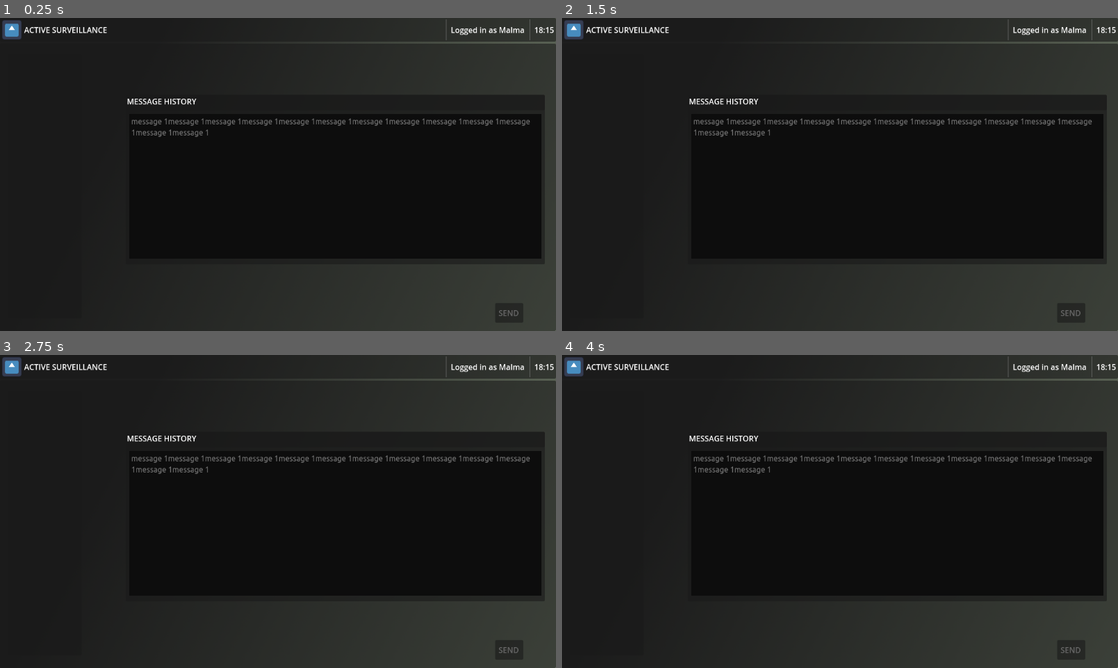
Above: before the commit, frames 1-4 (two rows, left to right).
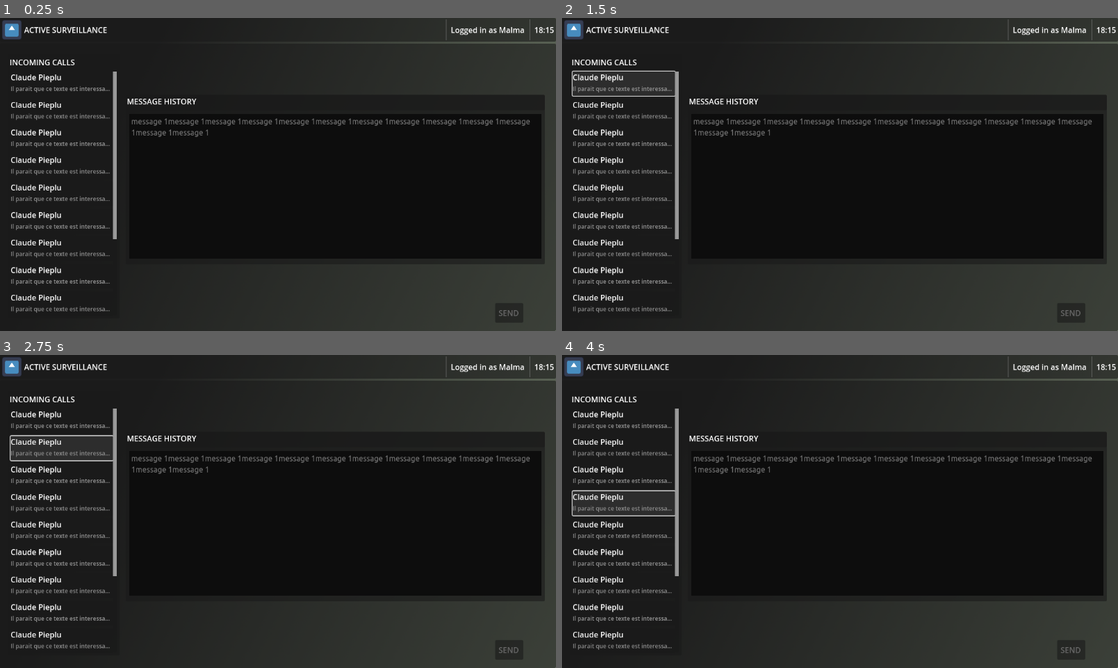
Above: after the commit, the same moments.

Repository: Mastoast/LDJam53
Game: Godot game, scene res://scenes/screen.tscn
Same seed, same stepped clock (60 frames per second), same inputs: the game is played once before the commit and once after it. The engine's default icon, where the game draws it, is replaced by a stand-in: a white triangle on a blue panel in a dark square.
Inputs (mouse positions are in pixels of both pictures, inside the frame that each line leads up to):
- Up to frame 1 (0.25 s): no input
- Up to frame 2 (1.5 s): click "SEND" at 0.5 s; click (623, 83) at 1.27 s
- Up to frame 3 (2.75 s): click (61, 448) at 2.02 s
- Up to frame 4 (4 s): click (623, 477) at 2.77 s; click (623, 502) at 3.52 s

The runs differ from the first frame. In frame 1, 2.6% of the frame differs, in the area x 1-21%, y 13-95%; in frame 2, 2.8%; in frame 3, 2.8%; in frame 4, 2.8%.

Commit message:
integration events

Diff:
--- a/scenes/screen.tscn
+++ b/scenes/screen.tscn
@@ -10,6 +10,10 @@
 
 [sub_resource type="GradientTexture1D" id="GradientTexture1D_vsxg5"]
 gradient = SubResource("Gradient_cgybt")
+
+[sub_resource type="LabelSettings" id="LabelSettings_sch8r"]
+font_size = 12
+font_color = Color(0.580392, 0.580392, 0.580392, 1)
 
 [node name="Control" type="Control"]
 layout_mode = 3
@@ -163,7 +167,383 @@
 anchor_bottom = 1.0
 offset_left = 16.0
 offset_top = 23.0
-offset_right = 169.0
+offset_right = 248.0
 offset_bottom = -26.0
 grow_vertical = 2
 size_flags_horizontal = 3
+
+[node name="MarginContainer" type="MarginContainer" parent="VBoxContainer/desktop/events_window"]
+layout_mode = 1
+anchors_preset = 15
+anchor_right = 1.0
+anchor_bottom = 1.0
+grow_horizontal = 2
+grow_vertical = 2
+theme_override_constants/margin_left = 4
+theme_override_constants/margin_top = 4
+theme_override_constants/margin_right = 4
+theme_override_constants/margin_bottom = 4
+
+[node name="VBoxContainer" type="VBoxContainer" parent="VBoxContainer/desktop/events_window/MarginContainer"]
+layout_mode = 2
+
+[node name="border" type="Panel" parent="VBoxContainer/desktop/events_window/MarginContainer/VBoxContainer"]
+custom_minimum_size = Vector2(0, 25)
+layout_mode = 2
+
+[node name="border_title" type="Label" parent="VBoxContainer/desktop/events_window/MarginContainer/VBoxContainer/border"]
+layout_mode = 1
+anchors_preset = 15
+anchor_right = 1.0
+anchor_bottom = 1.0
+grow_horizontal = 2
+grow_vertical = 2
+text = "INCOMING CALLS"
+
+[node name="ScrollContainer" type="ScrollContainer" parent="VBoxContainer/desktop/events_window/MarginContainer/VBoxContainer"]
+layout_mode = 2
+size_flags_vertical = 3
+
+[node name="event_list" type="VBoxContainer" parent="VBoxContainer/desktop/events_window/MarginContainer/VBoxContainer/ScrollContainer"]
+layout_mode = 2
+size_flags_horizontal = 3
+size_flags_vertical = 3
+theme_override_constants/separation = 7
+
+[node name="communication_event" type="Button" parent="VBoxContainer/desktop/events_window/MarginContainer/VBoxContainer/ScrollContainer/event_list"]
+custom_minimum_size = Vector2(200, 50)
+layout_mode = 2
+
+[node name="VBoxContainer" type="VBoxContainer" parent="VBoxContainer/desktop/events_window/MarginContainer/VBoxContainer/ScrollContainer/event_list/communication_event"]
+layout_mode = 1
+anchors_preset = 15
+anchor_right = 1.0
+anchor_bottom = 1.0
+grow_horizontal = 2
+grow_vertical = 2
+
+[node name="character_name" type="Label" parent="VBoxContainer/desktop/events_window/MarginContainer/VBoxContainer/ScrollContainer/event_list/communication_event/VBoxContainer"]
+layout_mode = 2
+size_flags_vertical = 3
+text = "Claude Pieplu"
+vertical_alignment = 2
+text_overrun_behavior = 3
+
+[node name="message_overview" type="Label" parent="VBoxContainer/desktop/events_window/MarginContainer/VBoxContainer/ScrollContainer/event_list/communication_event/VBoxContainer"]
+layout_mode = 2
+size_flags_vertical = 3
+text = "Il parait que ce texte est interessant et incomplet"
+label_settings = SubResource("LabelSettings_sch8r")
+text_overrun_behavior = 3
+
+[node name="communication_event2" type="Button" parent="VBoxContainer/desktop/events_window/MarginContainer/VBoxContainer/ScrollContainer/event_list"]
+custom_minimum_size = Vector2(200, 50)
+layout_mode = 2
+
+[node name="VBoxContainer" type="VBoxContainer" parent="VBoxContainer/desktop/events_window/MarginContainer/VBoxContainer/ScrollContainer/event_list/communication_event2"]
+layout_mode = 1
+anchors_preset = 15
+anchor_right = 1.0
+anchor_bottom = 1.0
+grow_horizontal = 2
+grow_vertical = 2
+
+[node name="character_name" type="Label" parent="VBoxContainer/desktop/events_window/MarginContainer/VBoxContainer/ScrollContainer/event_list/communication_event2/VBoxContainer"]
+layout_mode = 2
+size_flags_vertical = 3
+text = "Claude Pieplu"
+vertical_alignment = 2
+text_overrun_behavior = 3
+
+[node name="message_overview" type="Label" parent="VBoxContainer/desktop/events_window/MarginContainer/VBoxContainer/ScrollContainer/event_list/communication_event2/VBoxContainer"]
+layout_mode = 2
+size_flags_vertical = 3
+text = "Il parait que ce texte est interessant et incomplet"
+label_settings = SubResource("LabelSettings_sch8r")
+text_overrun_behavior = 3
+
+[node name="communication_event3" type="Button" parent="VBoxContainer/desktop/events_window/MarginContainer/VBoxContainer/ScrollContainer/event_list"]
+custom_minimum_size = Vector2(200, 50)
+layout_mode = 2
+
+[node name="VBoxContainer" type="VBoxContainer" parent="VBoxContainer/desktop/events_window/MarginContainer/VBoxContainer/ScrollContainer/event_list/communication_event3"]
+layout_mode = 1
+anchors_preset = 15
+anchor_right = 1.0
+anchor_bottom = 1.0
+grow_horizontal = 2
+grow_vertical = 2
+
+[node name="character_name" type="Label" parent="VBoxContainer/desktop/events_window/MarginContainer/VBoxContainer/ScrollContainer/event_list/communication_event3/VBoxContainer"]
+layout_mode = 2
+size_flags_vertical = 3
+text = "Claude Pieplu"
+vertical_alignment = 2
+text_overrun_behavior = 3
+
+[node name="message_overview" type="Label" parent="VBoxContainer/desktop/events_window/MarginContainer/VBoxContainer/ScrollContainer/event_list/communication_event3/VBoxContainer"]
+layout_mode = 2
+size_flags_vertical = 3
+text = "Il parait que ce texte est interessant et incomplet"
+label_settings = SubResource("LabelSettings_sch8r")
+text_overrun_behavior = 3
+
+[node name="communication_event4" type="Button" parent="VBoxContainer/desktop/events_window/MarginContainer/VBoxContainer/ScrollContainer/event_list"]
+custom_minimum_size = Vector2(200, 50)
+layout_mode = 2
+
+[node name="VBoxContainer" type="VBoxContainer" parent="VBoxContainer/desktop/events_window/MarginContainer/VBoxContainer/ScrollContainer/event_list/communication_event4"]
+layout_mode = 1
+anchors_preset = 15
+anchor_right = 1.0
+anchor_bottom = 1.0
+grow_horizontal = 2
+grow_vertical = 2
+
+[node name="character_name" type="Label" parent="VBoxContainer/desktop/events_window/MarginContainer/VBoxContainer/ScrollContainer/event_list/communication_event4/VBoxContainer"]
+layout_mode = 2
+size_flags_vertical = 3
+text = "Claude Pieplu"
+vertical_alignment = 2
+text_overrun_behavior = 3
+
+[node name="message_overview" type="Label" parent="VBoxContainer/desktop/events_window/MarginContainer/VBoxContainer/ScrollContainer/event_list/communication_event4/VBoxContainer"]
+layout_mode = 2
+size_flags_vertical = 3
+text = "Il parait que ce texte est interessant et incomplet"
+label_settings = SubResource("LabelSettings_sch8r")
+text_overrun_behavior = 3
+
+[node name="communication_event5" type="Button" parent="VBoxContainer/desktop/events_window/MarginContainer/VBoxContainer/ScrollContainer/event_list"]
+custom_minimum_size = Vector2(200, 50)
+layout_mode = 2
+
+[node name="VBoxContainer" type="VBoxContainer" parent="VBoxContainer/desktop/events_window/MarginContainer/VBoxContainer/ScrollContainer/event_list/communication_event5"]
+layout_mode = 1
+anchors_preset = 15
+anchor_right = 1.0
+anchor_bottom = 1.0
+grow_horizontal = 2
+grow_vertical = 2
+
+[node name="character_name" type="Label" parent="VBoxContainer/desktop/events_window/MarginContainer/VBoxContainer/ScrollContainer/event_list/communication_event5/VBoxContainer"]
+layout_mode = 2
+size_flags_vertical = 3
+text = "Claude Pieplu"
+vertical_alignment = 2
+text_overrun_behavior = 3
+
+[node name="message_overview" type="Label" parent="VBoxContainer/desktop/events_window/MarginContainer/VBoxContainer/ScrollContainer/event_list/communication_event5/VBoxContainer"]
+layout_mode = 2
+size_flags_vertical = 3
+text = "Il parait que ce texte est interessant et incomplet"
+label_settings = SubResource("LabelSettings_sch8r")
+text_overrun_behavior = 3
+
+[node name="communication_event6" type="Button" parent="VBoxContainer/desktop/events_window/MarginContainer/VBoxContainer/ScrollContainer/event_list"]
+custom_minimum_size = Vector2(200, 50)
+layout_mode = 2
+
+[node name="VBoxContainer" type="VBoxContainer" parent="VBoxContainer/desktop/events_window/MarginContainer/VBoxContainer/ScrollContainer/event_list/communication_event6"]
+layout_mode = 1
+anchors_preset = 15
+anchor_right = 1.0
+anchor_bottom = 1.0
+grow_horizontal = 2
+grow_vertical = 2
+
+[node name="character_name" type="Label" parent="VBoxContainer/desktop/events_window/MarginContainer/VBoxContainer/ScrollContainer/event_list/communication_event6/VBoxContainer"]
+layout_mode = 2
+size_flags_vertical = 3
+text = "Claude Pieplu"
+vertical_alignment = 2
+text_overrun_behavior = 3
+
+[node name="message_overview" type="Label" parent="VBoxContainer/desktop/events_window/MarginContainer/VBoxContainer/ScrollContainer/event_list/communication_event6/VBoxContainer"]
+layout_mode = 2
+size_flags_vertical = 3
+text = "Il parait que ce texte est interessant et incomplet"
+label_settings = SubResource("LabelSettings_sch8r")
+text_overrun_behavior = 3
+
+[node name="communication_event7" type="Button" parent="VBoxContainer/desktop/events_window/MarginContainer/VBoxContainer/ScrollContainer/event_list"]
+custom_minimum_size = Vector2(200, 50)
+layout_mode = 2
+
+[node name="VBoxContainer" type="VBoxContainer" parent="VBoxContainer/desktop/events_window/MarginContainer/VBoxContainer/ScrollContainer/event_list/communication_event7"]
+layout_mode = 1
+anchors_preset = 15
+anchor_right = 1.0
+anchor_bottom = 1.0
+grow_horizontal = 2
+grow_vertical = 2
+
+[node name="character_name" type="Label" parent="VBoxContainer/desktop/events_window/MarginContainer/VBoxContainer/ScrollContainer/event_list/communication_event7/VBoxContainer"]
+layout_mode = 2
+size_flags_vertical = 3
+text = "Claude Pieplu"
+vertical_alignment = 2
+text_overrun_behavior = 3
+
+[node name="message_overview" type="Label" parent="VBoxContainer/desktop/events_window/MarginContainer/VBoxContainer/ScrollContainer/event_list/communication_event7/VBoxContainer"]
+layout_mode = 2
+size_flags_vertical = 3
+text = "Il parait que ce texte est interessant et incomplet"
+label_settings = SubResource("LabelSettings_sch8r")
+text_overrun_behavior = 3
+
+[node name="communication_event8" type="Button" parent="VBoxContainer/desktop/events_window/MarginContainer/VBoxContainer/ScrollContainer/event_list"]
+custom_minimum_size = Vector2(200, 50)
+layout_mode = 2
+
+[node name="VBoxContainer" type="VBoxContainer" parent="VBoxContainer/desktop/events_window/MarginContainer/VBoxContainer/ScrollContainer/event_list/communication_event8"]
+layout_mode = 1
+anchors_preset = 15
+anchor_right = 1.0
+anchor_bottom = 1.0
+grow_horizontal = 2
+grow_vertical = 2
+
+[node name="character_name" type="Label" parent="VBoxContainer/desktop/events_window/MarginContainer/VBoxContainer/ScrollContainer/event_list/communication_event8/VBoxContainer"]
+layout_mode = 2
+size_flags_vertical = 3
+text = "Claude Pieplu"
+vertical_alignment = 2
+text_overrun_behavior = 3
+
+[node name="message_overview" type="Label" parent="VBoxContainer/desktop/events_window/MarginContainer/VBoxContainer/ScrollContainer/event_list/communication_event8/VBoxContainer"]
+layout_mode = 2
+size_flags_vertical = 3
+text = "Il parait que ce texte est interessant et incomplet"
+label_settings = SubResource("LabelSettings_sch8r")
+text_overrun_behavior = 3
+
+[node name="communication_event9" type="Button" parent="VBoxContainer/desktop/events_window/MarginContainer/VBoxContainer/ScrollContainer/event_list"]
+custom_minimum_size = Vector2(200, 50)
+layout_mode = 2
+
+[node name="VBoxContainer" type="VBoxContainer" parent="VBoxContainer/desktop/events_window/MarginContainer/VBoxContainer/ScrollContainer/event_list/communication_event9"]
+layout_mode = 1
+anchors_preset = 15
+anchor_right = 1.0
+anchor_bottom = 1.0
+grow_horizontal = 2
+grow_vertical = 2
+
+[node name="character_name" type="Label" parent="VBoxContainer/desktop/events_window/MarginContainer/VBoxContainer/ScrollContainer/event_list/communication_event9/VBoxContainer"]
+layout_mode = 2
+size_flags_vertical = 3
+text = "Claude Pieplu"
+vertical_alignment = 2
+text_overrun_behavior = 3
+
+[node name="message_overview" type="Label" parent="VBoxContainer/desktop/events_window/MarginContainer/VBoxContainer/ScrollContainer/event_list/communication_event9/VBoxContainer"]
+layout_mode = 2
+size_flags_vertical = 3
+text = "Il parait que ce texte est interessant et incomplet"
+label_settings = SubResource("LabelSettings_sch8r")
+text_overrun_behavior = 3
+
+[node name="communication_event10" type="Button" parent="VBoxContainer/desktop/events_window/MarginContainer/VBoxContainer/ScrollContainer/event_list"]
+custom_minimum_size = Vector2(200, 50)
+layout_mode = 2
+
+[node name="VBoxContainer" type="VBoxContainer" parent="VBoxContainer/desktop/events_window/MarginContainer/VBoxContainer/ScrollContainer/event_list/communication_event10"]
+layout_mode = 1
+anchors_preset = 15
+anchor_right = 1.0
+anchor_bottom = 1.0
+grow_horizontal = 2
+grow_vertical = 2
+
+[node name="character_name" type="Label" parent="VBoxContainer/desktop/events_window/MarginContainer/VBoxContainer/ScrollContainer/event_list/communication_event10/VBoxContainer"]
+layout_mode = 2
+size_flags_vertical = 3
+text = "Claude Pieplu"
+vertical_alignment = 2
+text_overrun_behavior = 3
+
+[node name="message_overview" type="Label" parent="VBoxContainer/desktop/events_window/MarginContainer/VBoxContainer/ScrollContainer/event_list/communication_event10/VBoxContainer"]
+layout_mode = 2
+size_flags_vertical = 3
+text = "Il parait que ce texte est interessant et incomplet"
+label_settings = SubResource("LabelSettings_sch8r")
+text_overrun_behavior = 3
+
+[node name="communication_event11" type="Button" parent="VBoxContainer/desktop/events_window/MarginContainer/VBoxContainer/ScrollContainer/event_list"]
+custom_minimum_size = Vector2(200, 50)
+layout_mode = 2
+
+[node name="VBoxContainer" type="VBoxContainer" parent="VBoxContainer/desktop/events_window/MarginContainer/VBoxContainer/ScrollContainer/event_list/communication_event11"]
+layout_mode = 1
+anchors_preset = 15
+anchor_right = 1.0
+anchor_bottom = 1.0
+grow_horizontal = 2
+grow_vertical = 2
+
+[node name="character_name" type="Label" parent="VBoxContainer/desktop/events_window/MarginContainer/VBoxContainer/ScrollContainer/event_list/communication_event11/VBoxContainer"]
+layout_mode = 2
+size_flags_vertical = 3
+text = "Claude Pieplu"
+vertical_alignment = 2
+text_overrun_behavior = 3
+
+[node name="message_overview" type="Label" parent="VBoxContainer/desktop/events_window/MarginContainer/VBoxContainer/ScrollContainer/event_list/communication_event11/VBoxContainer"]
+layout_mode = 2
+size_flags_vertical = 3
+text = "Il parait que ce texte est interessant et incomplet"
+label_settings = SubResource("LabelSettings_sch8r")
+text_overrun_behavior = 3
+
+[node name="communication_event12" type="Button" parent="VBoxContainer/desktop/events_window/MarginContainer/VBoxContainer/ScrollContainer/event_list"]
+custom_minimum_size = Vector2(200, 50)
+layout_mode = 2
+
+[node name="VBoxContainer" type="VBoxContainer" parent="VBoxContainer/desktop/events_window/MarginContainer/VBoxContainer/ScrollContainer/event_list/communication_event12"]
+layout_mode = 1
+anchors_preset = 15
+anchor_right = 1.0
+anchor_bottom = 1.0
+grow_horizontal = 2
+grow_vertical = 2
+
+[node name="character_name" type="Label" parent="VBoxContainer/desktop/events_window/MarginContainer/VBoxContainer/ScrollContainer/event_list/communication_event12/VBoxContainer"]
+layout_mode = 2
+size_flags_vertical = 3
+text = "Claude Pieplu"
+vertical_alignment = 2
+text_overrun_behavior = 3
+
+[node name="message_overview" type="Label" parent="VBoxContainer/desktop/events_window/MarginContainer/VBoxContainer/ScrollContainer/event_list/communication_event12/VBoxContainer"]
+layout_mode = 2
+size_flags_vertical = 3
+text = "Il parait que ce texte est interessant et incomplet"
+label_settings = SubResource("LabelSettings_sch8r")
+text_overrun_behavior = 3
+
+[node name="communication_event13" type="Button" parent="VBoxContainer/desktop/events_window/MarginContainer/VBoxContainer/ScrollContainer/event_list"]
+custom_minimum_size = Vector2(200, 50)
+layout_mode = 2
+
+[node name="VBoxContainer" type="VBoxContainer" parent="VBoxContainer/desktop/events_window/MarginContainer/VBoxContainer/ScrollContainer/event_list/communication_event13"]
+layout_mode = 1
+anchors_preset = 15
+anchor_right = 1.0
+anchor_bottom = 1.0
+grow_horizontal = 2
+grow_vertical = 2
+
+[node name="character_name" type="Label" parent="VBoxContainer/desktop/events_window/MarginContainer/VBoxContainer/ScrollContainer/event_list/communication_event13/VBoxContainer"]
+layout_mode = 2
+size_flags_vertical = 3
+text = "Claude Pieplu"
+vertical_alignment = 2
+text_overrun_behavior = 3
+
+[node name="message_overview" type="Label" parent="VBoxContainer/desktop/events_window/MarginContainer/VBoxContainer/ScrollContainer/event_list/communication_event13/VBoxContainer"]
+layout_mode = 2
+size_flags_vertical = 3
+text = "Il parait que ce texte est interessant et incomplet"
+label_settings = SubResource("LabelSettings_sch8r")
+text_overrun_behavior = 3
Not shown: 1 places in scenes/screen.tscn that only renumber resources
Not shown, added: sprites/logo_surveillance.png.import
